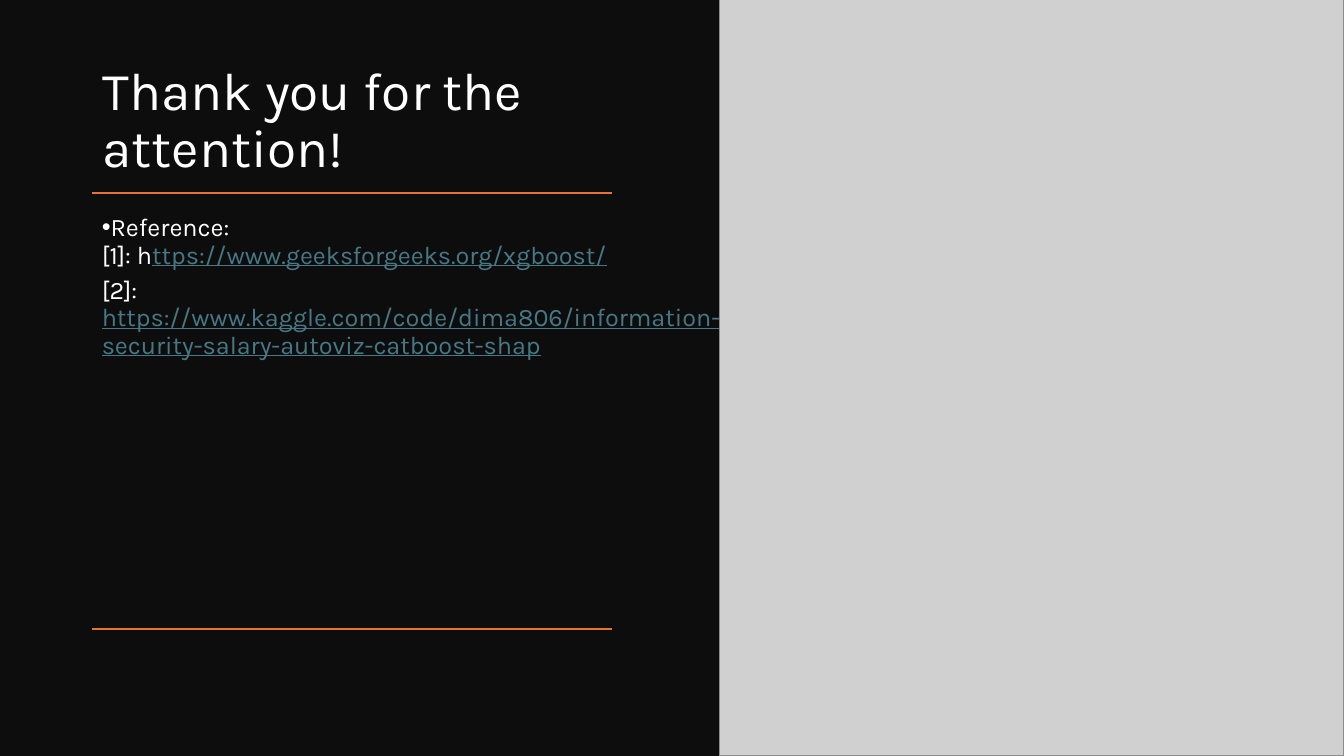
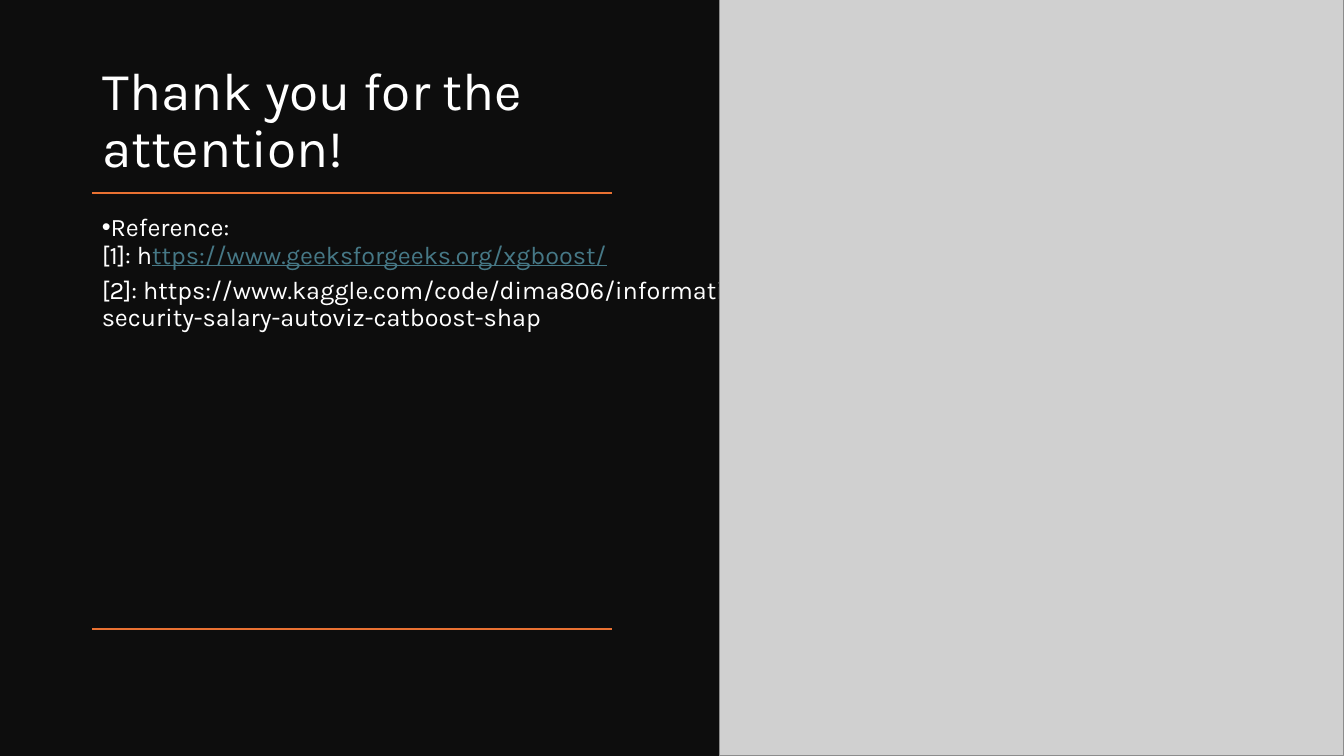
Before and after one commit to isnotJack/AI-project, a slide deck: slide 32 of slide.pptx (slide 23 before the commit). Drawn at 1344x756 pixels with LibreOffice and Linux fonts; fonts in the diff are those of the drawing; grey boxes stand for pictures. Boxes give left, top, right and bottom in pixels: in the first picture for what was removed or moved away, otherwise in the second. Text is boxed around its words. In the diff, an @@ line names an element or a change of style, - is before the commit and + after.

```diff
--- a/slide.pptx
+++ b/slide.pptx
@@ text at [102, 277, 761, 332]: text colour #467886 to #FFFFFF, underline off in "https://www.kaggle.com/code/dima806/information-security-sal ..." @@
```
Also in this commit, not shown: 5 other slides changed, 9 slides added, 5 other files.
